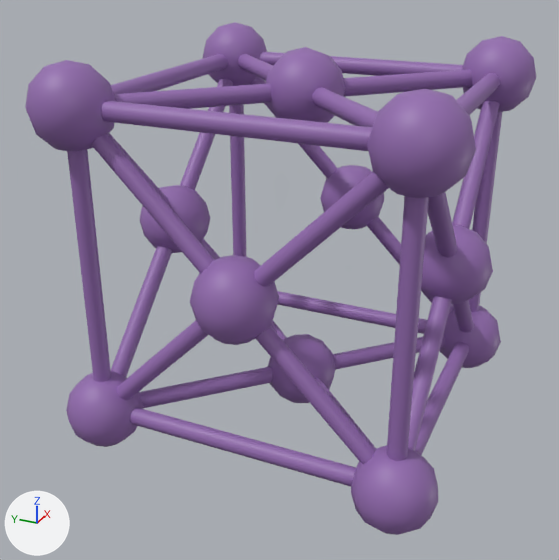
Before and after pictures for a commit that changed the FBX model Assets/GameAssets/Resources/Models/PrintableObjects/crystal_lattice.fbx.
Camera for both pictures: a camera (50 mm lens) standing at (-0.751, -0.309, 0.53) and looking at (-0.028, 0.016, 0.168). Every picture has the same lights, and +X, +Y and +Z are marked at lower left. The picture after the commit comes second. Where no turn or scale is listed for an object, it has been applied to the vertices.
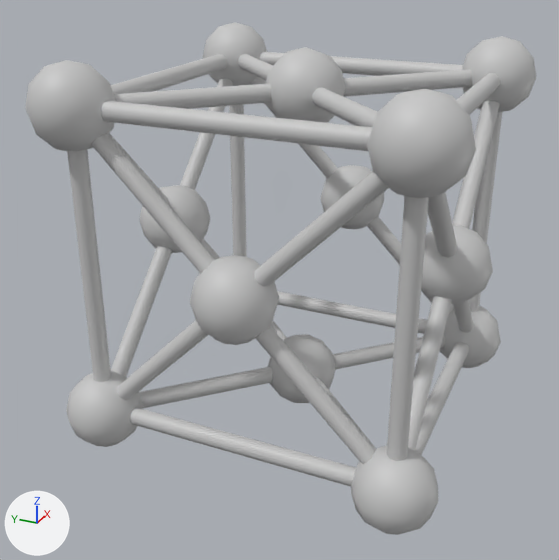
Where the newer file only moved an object's origin or applied its transform, the numbers keep the older frame.

Changed parts and their boxes [x1, y1, x2, y2] in the pictures (559 x 560 px):
part 1 of me_cylinder_019, reshaped (mostly hidden): [68, 72, 502, 455] in both
part 2 of me_cylinder_019, recoloured (purple to light grey): [25, 22, 536, 535] in both

The change in detail:
Material 'lambert2' (mat_lambert2) is new.
Its base color is (0.582, 0.582, 0.582) (light grey #c9c9c9).
me_cylinder_019 is used by ob_grid_03; location (0.0, 0.0, 0.0).
me_cylinder_019 had 1345 vertices, 1317 faces and spanned x -0.21..0.21, y -0.21..0.209, z -0.001..0.419.
me_cylinder_019 now has 1300 vertices, 1272 faces and spans x -0.21..0.21, y -0.21..0.209, z -0.001..0.419.
Part 1, on me_cylinder_019:
45 vertices are removed from x 0.128..0.176, y -0.177..-0.127, z 0.032..0.081.
134 faces are deleted.
6 vertices move within x -0.17..0.167, y 0.167..0.176, z 0.032..0.366.
89 new faces join them.
me_cylinder_019 part 2: 1183 faces spanning x -0.21..0.21, y -0.21..0.209, z -0.001..0.419 switch from mat_plastic_01 (purple #956db1) to mat_lambert2 (light grey #c9c9c9).
